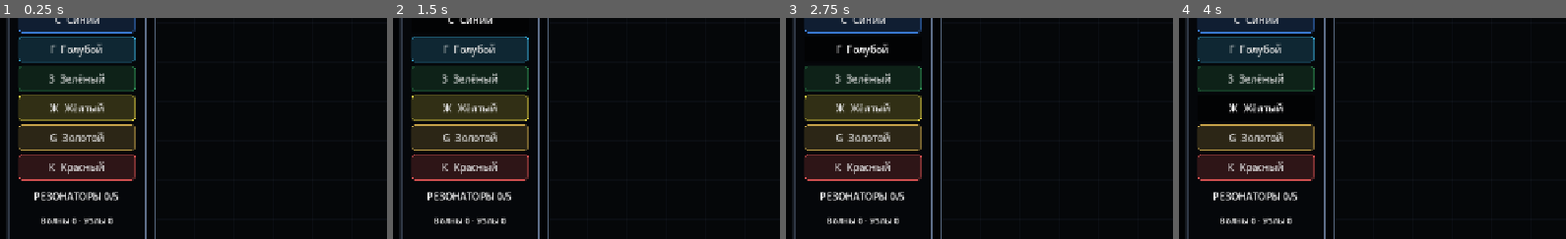
Above: before the commit, frames 1-4 (left to right).
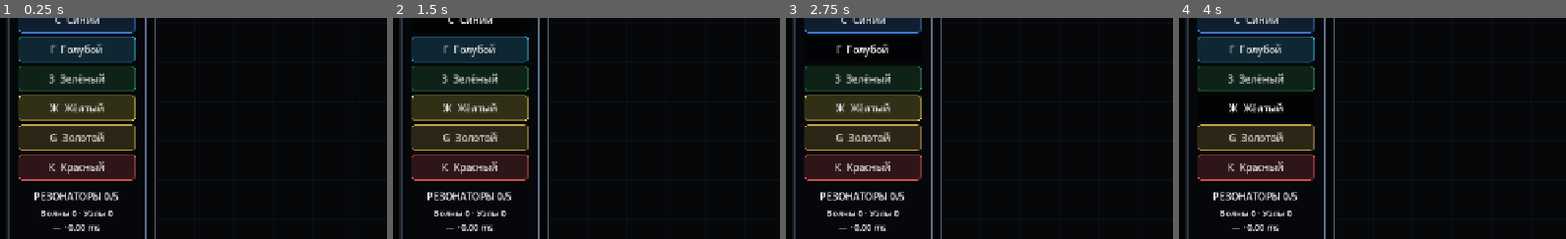
Above: after the commit, the same moments.

Repository: KirillRnd/ellipsis
Game: Godot game, scene res://scenes/DeveloperRoom.tscn
The game is run twice, just before and just after one commit, with the same random seed, the same clock (stepped at 60 frames per second) and the same inputs. This scene is started directly instead of the project's main scene. Sound files missing from this copy of the repository are replaced by a short silence.
Inputs:
- Up to frame 1 (0.25 s): no input
- Up to frame 2 (1.5 s): click "Ф Фиолетовый" at 0.5 s; click "С Синий" at 1.25 s
- Up to frame 3 (2.75 s): click "Г Голубой" at 2 s
- Up to frame 4 (4 s): click "З Зелёный" at 2.75 s; click "Ж Жёлтый" at 3.5 s
The pictures show only the part of the screen within x 0-50%, y 27-77%; the shares and areas given below are measured in that part.

The runs differ from the first frame. In frame 1, 0.9% of the frame differs, in the area x 10-30%, y 87-97%; in frame 2, 0.9%; in frame 3, 0.9%; in frame 4, 0.9%.

Commit message:
feat: render six adjacent-color resonances

Diff:
--- a/godot/scripts/DeveloperRoom.gd
+++ b/godot/scripts/DeveloperRoom.gd
@@ -20,6 +20,7 @@
 var _speed_index := 2
 var _last_resonance_count := 0
 var _last_pair_types := {}
+var _last_geometry_usec := 0
 
 var _title_label: Label
 var _selected_label: Label
@@ -117,6 +118,7 @@
 
 
 func _draw_resonances() -> void:
+	var started_usec := Time.get_ticks_usec()
 	_last_resonance_count = 0
 	_last_pair_types.clear()
 	var groups_by_type := {}
@@ -157,9 +159,8 @@
 		if first_wave["color_index"] == second_wave["color_index"]:
 			DeveloperResonanceRenderer.draw_same_color(self, resonance_id, groups, ARENA_RECT, phase)
 		else:
-			for group in groups:
-				for point in group["points"]:
-					_draw_resonance_marker(point, group["first"], group["second"], group["resonance"])
+			DeveloperResonanceRenderer.draw_mixed(self, resonance_id, groups, ARENA_RECT, phase)
+	_last_geometry_usec = Time.get_ticks_usec() - started_usec
 
 
 func _draw_resonance_marker(point: Vector2, first: Dictionary, second: Dictionary, resonance: Dictionary) -> void:
@@ -375,7 +376,15 @@
 	if not is_instance_valid(_count_label):
 		return
 	_count_label.text = ("РЕЗОНАТОРЫ %d/%d" if _language == "ru" else "RESONATORS %d/%d") % [_resonators.size(), MAX_RESONATORS]
-	_stats_label.text = ("Волны %d · Узлы %d" if _language == "ru" else "Waves %d · Nodes %d") % [_waves.size(), _last_resonance_count]
+	var active_types: Array[String] = []
+	for resonance_id in _last_pair_types:
+		active_types.append(str(resonance_id).to_upper())
+	active_types.sort()
+	var type_text := ",".join(active_types) if not active_types.is_empty() else "—"
+	_stats_label.text = (
+		("Волны %d · Узлы %d\n%s · %.2f ms" if _language == "ru" else "Waves %d · Nodes %d\n%s · %.2f ms")
+		% [_waves.size(), _last_resonance_count, type_text, float(_last_geometry_usec) / 1000.0]
+	)
 
 
 func _clamp_to_arena(point: Vector2) -> Vector2:
--- a/godot/scripts/dev/DeveloperResonanceRenderer.gd
+++ b/godot/scripts/dev/DeveloperResonanceRenderer.gd
@@ -22,6 +22,22 @@
 			_draw_guarded_voronoi(canvas, _unique_points(groups, 34), arena, _group_color(groups))
 
 
+static func draw_mixed(canvas: CanvasItem, resonance_id: String, groups: Array, arena: Rect2, phase: float) -> void:
+	match resonance_id:
+		"fs":
+			_draw_lissajous_projections(canvas, groups, phase)
+		"sg":
+			_draw_delaunay_circumcircles(canvas, _unique_points(groups, 32), _group_color(groups))
+		"zg":
+			_draw_radial_fourier(canvas, groups, phase)
+		"yz":
+			_draw_branching_bushes(canvas, groups)
+		"gy":
+			_draw_rhombic_grids(canvas, groups, arena)
+		"kg":
+			_draw_inflation_stars(canvas, groups, phase)
+
+
 static func _draw_lissajous_groups(canvas: CanvasItem, groups: Array, phase: float) -> void:
 	for group in groups:
 		var points: Array = group["points"]
@@ -54,6 +70,121 @@
 		canvas.draw_line(points[edge.x], points[edge.y], Color(color, 0.72), 2.0, true)
 	for point in points:
 		canvas.draw_circle(point, 3.2, INK)
+
+
+static func _draw_lissajous_projections(canvas: CanvasItem, groups: Array, phase: float) -> void:
+	for group in groups:
+		var points: Array = group["points"]
+		if points.size() < 2:
+			continue
+		var first: Vector2 = points[0]
+		var second: Vector2 = points[1]
+		var color := ResonanceCatalog.resonance_color(0, 1)
+		canvas.draw_line(first, second, Color(color, 0.24), 9.0, true)
+		canvas.draw_line(first, second, Color(color, 0.92), 2.3, true)
+		var ratio := 0.5 + 0.5 * sin(phase * 2.6)
+		canvas.draw_circle(first.lerp(second, ratio), 4.5, INK)
+
+
+static func _draw_delaunay_circumcircles(canvas: CanvasItem, points: Array[Vector2], color: Color) -> void:
+	for triangle in _delaunay_triangles(points):
+		var circle := _circumcircle(points[triangle.x], points[triangle.y], points[triangle.z])
+		if circle.is_empty():
+			continue
+		var radius := sqrt(float(circle["radius_sq"]))
+		if radius <= 180.0:
+			canvas.draw_arc(circle["center"], radius, 0.0, TAU, 72, Color(color, 0.55), 1.6, true)
+	for point in points:
+		canvas.draw_circle(point, 3.0, INK)
+
+
+static func _draw_radial_fourier(canvas: CanvasItem, groups: Array, phase: float) -> void:
+	for group in groups:
+		var first: Dictionary = group["first"]
+		var second: Dictionary = group["second"]
+		var green_wave: Dictionary = first if first["color_index"] == 3 else second
+		var age := minf(float(first["age"]), float(second["age"]))
+		var stages := clampi(int(age / 0.65) + 1, 1, 3)
+		var color := ResonanceCatalog.resonance_color(2, 3)
+		for point_value in group["points"]:
+			var point: Vector2 = point_value
+			var orientation := (point - Vector2(green_wave["origin"])).angle()
+			for stage in range(stages):
+				var scale := 8.0 + stage * 7.5
+				var curve := PackedVector2Array()
+				for index in range(81):
+					var theta := TAU * float(index) / 80.0
+					var radius := scale * (1.0 + 0.20 * cos(5.0 * theta + phase * 0.22) + 0.10 * sin(3.0 * theta))
+					var local := Vector2(cos(theta) * radius, sin(theta) * radius * 0.72)
+					curve.append(point + local.rotated(orientation))
+				canvas.draw_polyline(curve, Color(color.lightened(stage * 0.07), 0.60 + stage * 0.14), 1.8, true)
+
+
+static func _draw_branching_bushes(canvas: CanvasItem, groups: Array) -> void:
+	var color := ResonanceCatalog.resonance_color(3, 4)
+	for group in groups:
+		var first: Dictionary = group["first"]
+		var second: Dictionary = group["second"]
+		var green_wave: Dictionary = first if first["color_index"] == 3 else second
+		var other_wave: Dictionary = second if first["color_index"] == 3 else first
+		var source_axis := Vector2(other_wave["origin"]) - Vector2(green_wave["origin"])
+		for point_value in group["points"]:
+			var point: Vector2 = point_value
+			var side := signf(source_axis.cross(point - Vector2(green_wave["origin"])))
+			var trunk_direction := Vector2.from_angle(source_axis.angle() + side * PI * 0.5)
+			var trunk_end := point + trunk_direction * 42.0
+			canvas.draw_line(point, trunk_end, Color(color, 0.86), 2.2, true)
+			for branch_index in range(5):
+				var ratio := 0.20 + branch_index * 0.16
+				var joint := point.lerp(trunk_end, ratio)
+				var branch_side := -1.0 if branch_index % 2 == 0 else 1.0
+				var direction := trunk_direction.rotated(branch_side * (0.42 + 0.05 * branch_index))
+				var length := 23.0 - branch_index * 1.8
+				var branch_end := joint + direction * length
+				canvas.draw_line(joint, branch_end, Color(color.lightened(0.08), 0.78), 1.7, true)
+				canvas.draw_line(branch_end, branch_end + direction.rotated(branch_side * 0.46) * 10.0, Color(color.lightened(0.18), 0.70), 1.2, true)
+
+
+static func _draw_rhombic_grids(canvas: CanvasItem, groups: Array, _arena: Rect2) -> void:
+	var color := ResonanceCatalog.resonance_color(4, 5)
+	for group in groups:
+		if group["points"].is_empty():
+			continue
+		var anchor: Vector2 = group["points"][0]
+		var first: Dictionary = group["first"]
+		var second: Dictionary = group["second"]
+		var direction_a := Vector2.from_angle(float(first["angle"]) + PI * 0.5)
+		var direction_b := Vector2.from_angle(float(second["angle"]) + PI * 0.5)
+		var normal_a := Vector2(-direction_a.y, direction_a.x)
+		var normal_b := Vector2(-direction_b.y, direction_b.x)
+		for offset_index in range(-6, 7):
+			var offset := float(offset_index) * 24.0
+			var center_a := anchor + normal_a * offset
+			var center_b := anchor + normal_b * offset
+			canvas.draw_line(center_a - direction_a * 175.0, center_a + direction_a * 175.0, Color(color, 0.48), 1.25, true)
+			canvas.draw_line(center_b - direction_b * 175.0, center_b + direction_b * 175.0, Color(color, 0.48), 1.25, true)
+		canvas.draw_circle(anchor, 3.2, INK)
+
+
+static func _draw_inflation_stars(canvas: CanvasItem, groups: Array, phase: float) -> void:
+	var color := ResonanceCatalog.resonance_color(5, 6)
+	const PHI := 1.61803398875
+	for group in groups:
+		var first: Dictionary = group["first"]
+		var second: Dictionary = group["second"]
+		var age := minf(float(first["age"]), float(second["age"]))
+		var stages := clampi(int(age / 0.55) + 1, 1, 3)
+		for point_value in group["points"]:
+			var point: Vector2 = point_value
+			for stage in range(stages):
+				var outer_radius := 7.0 * pow(PHI, stage)
+				var inner_radius := outer_radius * 0.52
+				var star := PackedVector2Array()
+				for vertex in range(11):
+					var angle := -PI * 0.5 + PI * float(vertex) / 5.0 + phase * 0.025
+					var radius := outer_radius if vertex % 2 == 0 else inner_radius
+					star.append(point + Vector2.from_angle(angle) * radius)
+				canvas.draw_polyline(star, Color(color.lightened(stage * 0.08), 0.62 + stage * 0.13), 1.5, true)
 
 
 static func _draw_rosettes(canvas: CanvasItem, groups: Array, phase: float) -> void:
@@ -195,28 +326,35 @@
 
 static func _delaunay_edges(points: Array[Vector2]) -> Array[Vector2i]:
 	var edge_map := {}
+	for triangle in _delaunay_triangles(points):
+		for edge in [Vector2i(triangle.x, triangle.y), Vector2i(triangle.y, triangle.z), Vector2i(triangle.x, triangle.z)]:
+			var key := "%d:%d" % [mini(edge.x, edge.y), maxi(edge.x, edge.y)]
+			edge_map[key] = Vector2i(mini(edge.x, edge.y), maxi(edge.x, edge.y))
+	var result: Array[Vector2i] = []
+	for edge in edge_map.values():
+		result.append(edge)
+	return result
+
+
+static func _delaunay_triangles(points: Array[Vector2]) -> Array[Vector3i]:
+	var result: Array[Vector3i] = []
 	if points.size() < 3:
-		return []
+		return result
 	for a in range(points.size() - 2):
 		for b in range(a + 1, points.size() - 1):
 			for c in range(b + 1, points.size()):
-				var circle = _circumcircle(points[a], points[b], points[c])
+				var circle := _circumcircle(points[a], points[b], points[c])
 				if circle.is_empty():
 					continue
 				var empty := true
 				for test in range(points.size()):
-					if test in [a, b, c]:
+					if test == a or test == b or test == c:
 						continue
-					if points[test].distance_squared_to(circle["center"]) < circle["radius_sq"] - 1.0:
+					if points[test].distance_squared_to(circle["center"]) < float(circle["radius_sq"]) - 1.0:
 						empty = false
 						break
 				if empty:
-					for edge in [Vector2i(a, b), Vector2i(b, c), Vector2i(a, c)]:
-						var key := "%d:%d" % [mini(edge.x, edge.y), maxi(edge.x, edge.y)]
-						edge_map[key] = Vector2i(mini(edge.x, edge.y), maxi(edge.x, edge.y))
-	var result: Array[Vector2i] = []
-	for edge in edge_map.values():
-		result.append(edge)
+					result.append(Vector3i(a, b, c))
 	return result
 
 
